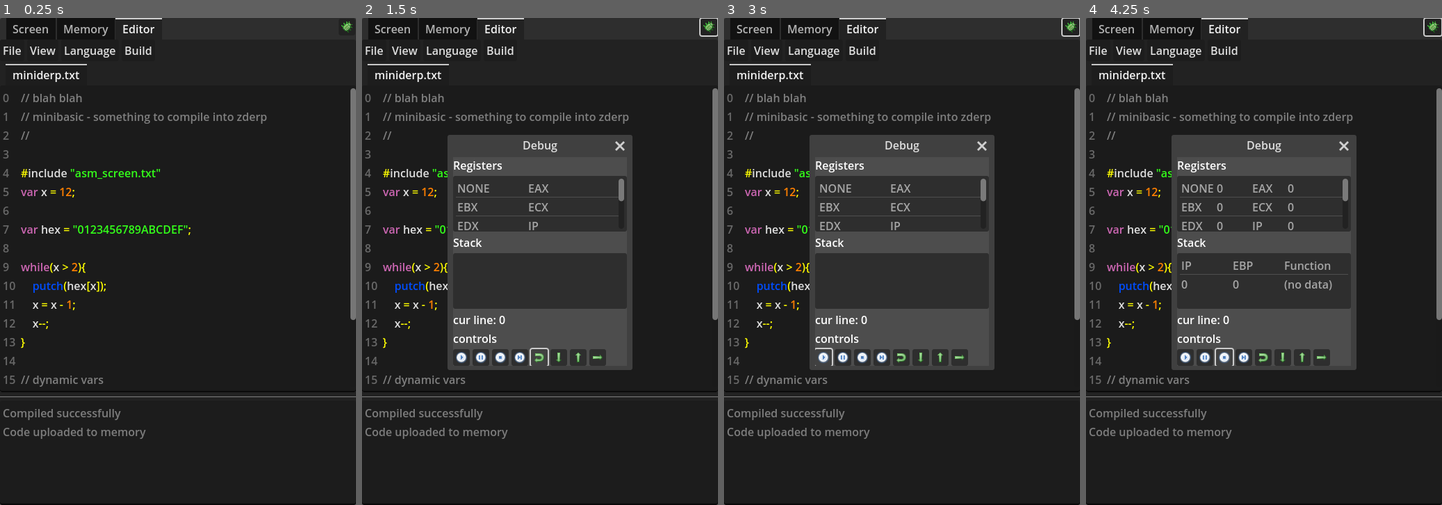
Above: before the commit, frames 1-4 (left to right).
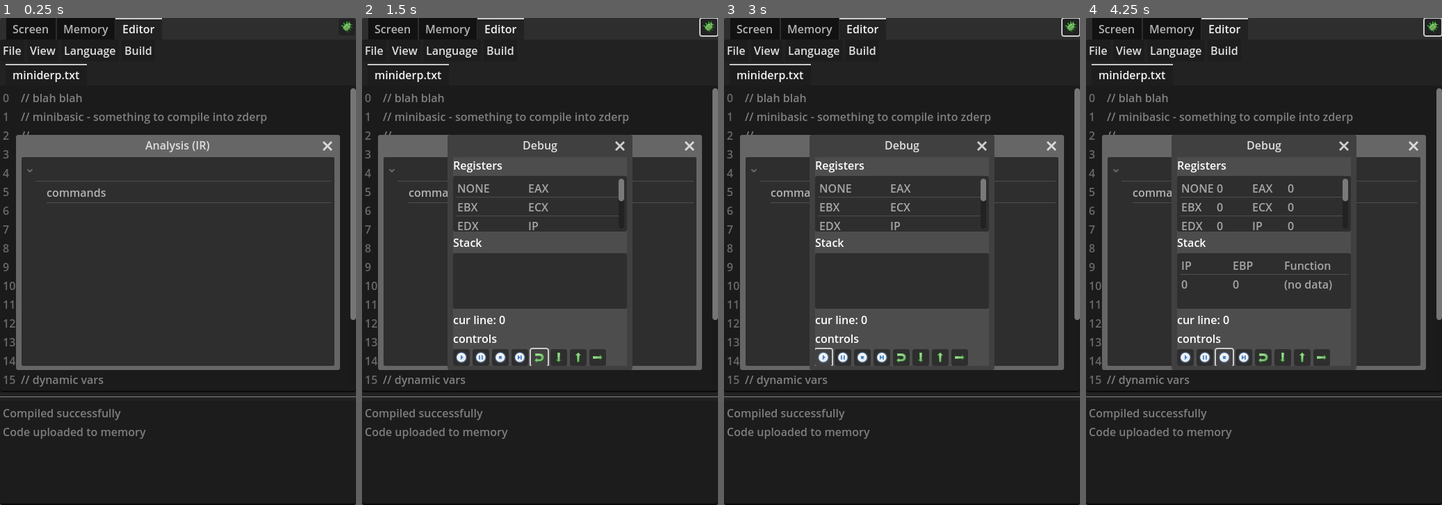
Above: after the commit, the same moments.

Repository: Zondartul/CpuDerp
Game: Godot game, scene res://scenes/main.tscn
Same seed, same stepped clock (60 frames per second), same inputs: the game is played once before the commit and once after it.
Inputs (mouse positions are in pixels of both pictures, inside the frame that each line leads up to):
- Up to frame 1 (0.25 s): no input
- Up to frame 2 (1.5 s): click (707, 27) at 0.5 s; click (540, 358) at 1.25 s
- Up to frame 3 (3 s): click (902, 358) at 2 s; click (823, 358) at 2.75 s
- Up to frame 4 (4.25 s): click (1224, 358) at 3.5 s

The runs differ from the first frame. In frame 1, 7.7% of the frame differs, in the area x 4-96%, y 24-73%; in frame 2, 4.3%; in frame 3, 4.3%; in frame 4, 4.3%.

Commit message:
wip analyzer

Diff:
--- a/scenes/comp_compile_md.gd
+++ b/scenes/comp_compile_md.gd
@@ -6,10 +6,12 @@
 const lang = preload("res://scenes/lang_md.gd");
 signal tokens_ready;
 signal parse_ready;
+signal IR_ready;
 
 func compile(text):
 	var tokens = tokenizer.tokenize(text);
-	var _ast = parse(tokens);
+	var ast = parse(tokens);
+	var _IR = analyze(ast);
 	#print(tokens);
 
 func _on_tokenizer_md_tokens_ready(tokens) -> void:
@@ -114,3 +116,89 @@
 		if dbg_to_console:	print(msg);
 		if dbg_to_file: dbg_fp.store_line(msg);
 #-------------------------------------
+#----------- Anlysis ----------------------
+
+const ast_bypass_list = ["start", "stmt_list", "stmt"];
+var IR = null;
+
+func clear_IR():
+	IR = {
+		"commands":[],
+	};
+
+func analyze(ast):
+	clear_IR();
+	analyze_one(ast);
+	IR_ready.emit(IR);
+	return IR;
+
+func analyze_one(ast):
+	if ast.class in ast_bypass_list:
+		analyze_all(ast.children);
+
+	match ast.class:
+		"expr": analyze_expr(ast);
+		_: push_error("analyze: not implemented for class "+ast.class); return null;
+
+func analyze_all(list):
+	for ast in list: analyze_one(ast);
+
+var expr_stack = [];
+
+var val_idx = 0;
+# returns a handle to a new IR value
+func new_value():
+	var val_name = "val_"+str(val_idx);
+	return {"name":val_name};
+
+func analyze_expr(ast):
+	assert(ast.class == "expr");
+	var expr1 = ast.children[0];
+	assert(expr1.class == "expr");
+	var op = ast.children[1];
+	var expr2 = null
+	if len(ast.children) > 2:
+		expr2 = ast.children[2];
+		assert(expr2.class == "expr");
+	match op.text:
+		"+": analyze_expr_infix_op(expr1, expr2, "ADD");
+		"-": analyze_expr_infix_op(expr1, expr2, "SUB");
+		"*": analyze_expr_infix_op(expr1, expr2, "MUL");
+		"++": analyze_expr_postfix_op(expr1, "INC");
+		"--": analyze_expr_postfix_op(expr1, "DEC");
+		"(": analyze_expr_call(expr1, expr2);
+		"[": analyze_expr_infix_op(expr1, expr2, "INDEX");
+		_: push_error("analyze: expr op not implemented"); return;
+
+func analyze_expr_infix_op(expr1, expr2, op):
+	analyze_expr(expr1);
+	analyze_expr(expr2);
+	var arg2 = expr_stack.pop();
+	var arg1 = expr_stack.pop();
+	var res = new_value();
+	emit_IR(["OP", op, arg1, arg2, res]);
+
+func analyze_expr_postfix_op(expr1, op):
+	analyze_expr(expr1);
+	var arg = expr_stack.pop();
+	var res = new_value();
+	emit_IR(["OP", op, arg, null, res]);
+
+func emit_IR(cmd:Array):
+	IR.commands.append(cmd);
+
+func analyze_expr_call(expr1, expr2):
+	analyze_expr(expr1);
+	analyze_expr_list(expr2);
+	var args = expr_stack.pop();
+	var fun = expr_stack.pop();
+	var res = new_value();
+	emit_IR(["CALL", fun, args, res]);
+
+func analyze_expr_list(expr_list):
+	assert(expr_list.class == "expr_list");
+	var res = [];
+	for expr in expr_list.children:
+		analyze_expr(expr);
+		res.append(expr_stack.pop());
+	expr_stack.push_back(res);
--- a/scenes/main.tscn
+++ b/scenes/main.tscn
@@ -23,6 +23,7 @@
 [ext_resource type="Script" uid="uid://xob4lsa7oo56" path="res://scenes/md_tokenizer.gd" id="12_pm3ni"]
 [ext_resource type="PackedScene" uid="uid://bctk63nmyhslj" path="res://scenes/win_token_view.tscn" id="13_jscy8"]
 [ext_resource type="PackedScene" uid="uid://bystectvtbdhc" path="res://scenes/win_parse.tscn" id="15_y6deb"]
+[ext_resource type="PackedScene" uid="uid://bgb5s3xu12cb0" path="res://scenes/win_ir.tscn" id="16_og1vs"]
 [ext_resource type="Script" uid="uid://b74jfmkseejoc" path="res://scenes/todo.gd" id="19_a20q3"]
 
 [sub_resource type="SystemFont" id="SystemFont_30trl"]
@@ -268,7 +269,10 @@
 visible = false
 
 [node name="win_parse" parent="Panel/TabContainer/Editor" instance=ExtResource("15_y6deb")]
-visible = false
+title = "Parse (AST)"
+visible = false
+
+[node name="win_IR" parent="Panel/TabContainer/Editor" instance=ExtResource("16_og1vs")]
 
 [node name="btn_debugger" type="Button" parent="Panel"]
 layout_mode = 1
@@ -323,6 +327,7 @@
 [connection signal="cur_efile_changed" from="Panel/TabContainer/Editor/comp_file" to="Panel/TabContainer/Editor/comp_build" method="_on_comp_file_cur_efile_changed"]
 [connection signal="file_selected" from="Panel/TabContainer/Editor/comp_file/fd_save" to="Panel/TabContainer/Editor/comp_file" method="_on_fd_save_file_selected"]
 [connection signal="file_selected" from="Panel/TabContainer/Editor/comp_file/fd_load" to="Panel/TabContainer/Editor/comp_file" method="_on_fd_load_file_selected"]
+[connection signal="IR_ready" from="Panel/TabContainer/Editor/comp_build/comp_compile_md" to="Panel/TabContainer/Editor/win_IR" method="_on_comp_compile_md_ir_ready"]
 [connection signal="parse_ready" from="Panel/TabContainer/Editor/comp_build/comp_compile_md" to="Panel/TabContainer/Editor/win_parse" method="_on_comp_compile_md_parse_ready"]
 [connection signal="tokens_ready" from="Panel/TabContainer/Editor/comp_build/comp_compile_md/tokenizer_md" to="Panel/TabContainer/Editor/comp_build/comp_compile_md" method="_on_tokenizer_md_tokens_ready"]
 [connection signal="close_requested" from="Panel/TabContainer/Editor/window_debug" to="Panel/TabContainer/Editor/window_debug" method="hide"]
--- /dev/null
+++ b/scenes/win_ir.gd
@@ -0,0 +1,28 @@
+extends Window
+
+@onready var tree = $SC/Tree;
+var root = null;
+
+func _ready():
+	root = tree.create_item();
+
+func set_stuff(obj, node):
+	if obj is Dictionary:
+		for key in obj:
+			var val = obj[key];
+			var leaf:TreeItem = tree.create_item(node);
+			leaf.set_text(0, str(key));
+			set_stuff(val, leaf);
+	elif obj is Array:
+		for i in len(obj):
+			var val = obj[i];
+			var leaf:TreeItem = tree.create_item(node);
+			leaf.set_text(0, str(i));
+			set_stuff(val, leaf);
+	else:
+		node.set_text(str(obj));
+
+
+
+func _on_comp_compile_md_ir_ready(IR):
+	set_stuff(IR, root);
--- /dev/null
+++ b/scenes/win_ir.tscn
@@ -0,0 +1,23 @@
+[gd_scene load_steps=2 format=3 uid="uid://bgb5s3xu12cb0"]
+
+[ext_resource type="Script" uid="uid://bh7u8ljghujk8" path="res://scenes/win_ir.gd" id="1_b2ehr"]
+
+[node name="win_IR" type="Window"]
+oversampling_override = 1.0
+title = "Analysis (IR)"
+initial_position = 2
+size = Vector2i(450, 300)
+script = ExtResource("1_b2ehr")
+
+[node name="SC" type="ScrollContainer" parent="."]
+anchors_preset = 15
+anchor_right = 1.0
+anchor_bottom = 1.0
+grow_horizontal = 2
+grow_vertical = 2
+
+[node name="Tree" type="Tree" parent="SC"]
+layout_mode = 2
+size_flags_horizontal = 3
+size_flags_vertical = 3
+columns = 2
Not shown: 1 places in scenes/main.tscn that only renumber resources
Not shown, added: scenes/win_ir.gd.uid
